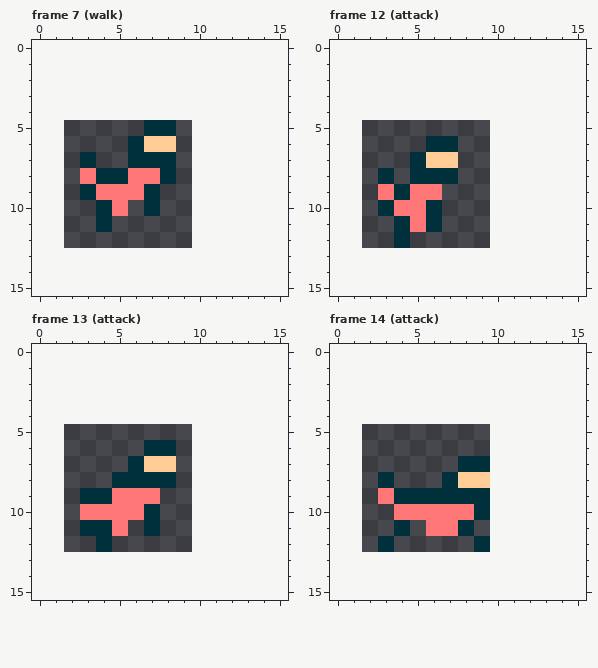
One commit to this pixel-art file: assets/spritesheets/hound.aseprite. Above: the version before the commit.
8x8 pixels, 15 frames. Shown: frame 7 (walk), frame 12 (attack), frame 13 (attack), frame 14 (attack). The old version is drawn lined up with the new one, on the new canvas. The commit also changed other frames, which this record leaves out.
And afterwards:
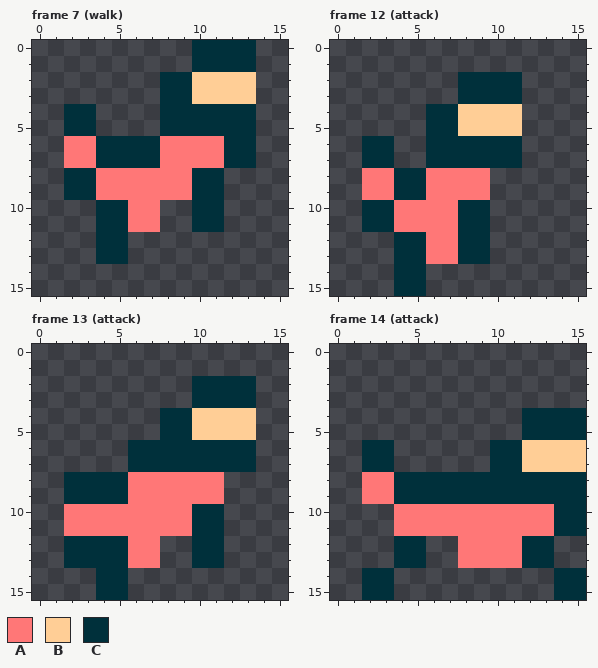
Palette (. is transparent): A #ff7777  B #ffce96  C #00303b
The edit:
canvas 8x8 -> 16x16, the old top-left corner now at 2,5
Frame 7 (walk):
y 0..1: x 10..13 .... -> CCCC
y 2..3: x 8..13 ...... -> CCBBBB
y 4: x 2..3 .. -> CC; x 8..13 ...... -> CCCCCC
y 5: x 2..3 .. -> CC; x 7 C -> .; x 9..13 ..... -> CCCCC
y 6: x 2..5 .... -> AACC; x 7..13 BB..... -> CAAAACC
y 7: x 2..5 .C.. -> AACC; x 8..13 C..... -> AAAACC
y 8: x 2..5 .ACC -> CCAA; x 8..11 C... -> AACC
y 9: x 2 . -> C; x 7..11 C.... -> AAACC
y 10: x 5..7 A.C -> CAA; x 10..11 .. -> CC
y 11: x 5..7 ... -> CAA; x 10..11 .. -> CC
y 12..13: x 4..5 .. -> CC
Frame 12 (attack):
y 2..3: x 8..11 .... -> CCCC
y 4..5: x 6..11 ...... -> CCBBBB
y 6: x 2..3 .. -> CC; x 8..11 .... -> CCCC
y 7: x 2..3 .. -> CC; x 5..11 CBB.... -> .CCCCCC
y 8: x 2..4 .C. -> AAC; x 6..9 CC.. -> AAAA
y 9: x 2 . -> A; x 5 A -> C; x 7..9 ... -> AAA
y 10: x 2 . -> C; x 6..9 C... -> AACC
y 11: x 2..4 ..C -> CCA; x 6..9 C... -> AACC
y 12: x 5..9 ..... -> CAACC
y 13: x 4..9 ...... -> CCAACC
y 14..15: x 4..5 .. -> CC
Frame 13 (attack):
y 2..3: x 10..13 .... -> CCCC
y 4..5: x 8..13 ...... -> CCBBBB
y 6: x 6 . -> C; x 9..13 ..... -> CCCCC
y 7: x 7..13 BB..... -> CCCCCCC
y 8: x 2..4 ... -> CCC; x 6..11 CCC... -> AAAAAA
y 9: x 2 . -> C; x 5 A -> C; x 8..11 .... -> AAAA
y 10: x 2 . -> A; x 7..11 C.... -> AAACC
y 11: x 2..4 .CC -> AAA; x 6..11 .C.... -> AAAACC
y 12: x 2..3 .. -> CC; x 5..7 ... -> CAA; x 10..11 .. -> CC
y 13: x 2..7 ...... -> CCCCAA; x 10..11 .. -> CC
y 14..15: x 4..5 .. -> CC
Frame 14 (attack):
y 4..5: x 12..15 .... -> CCCC
y 6: x 2..3 .. -> CC; x 10..15 ...... -> CCBBBB
y 7: x 2..3 .. -> CC; x 8..15 CC...... -> ..CCBBBB
y 8: x 2..6 .C... -> AACCC; x 8..15 BB...... -> CCCCCCCC
y 9: x 2 . -> A; x 10..15 ...... -> CCCCCC
y 10: x 9..15 C...... -> AAAAACC
y 11: x 4..5 C. -> AA; x 8..15 C....... -> AAAAAACC
y 12: x 3..5 C.. -> .CC; x 8..13 .C.... -> AAAACC
y 13: x 4..5 .. -> CC; x 8..13 ...... -> AAAACC
y 14..15: x 2..3 .. -> CC; x 14..15 .. -> CC
Where, in picture pixels (left, top, right, bottom), the same in both pictures:
changed: (64, 40, 256, 264)
changed: (362, 72, 522, 296)
changed: (64, 376, 256, 600)
changed: (362, 408, 586, 600)
